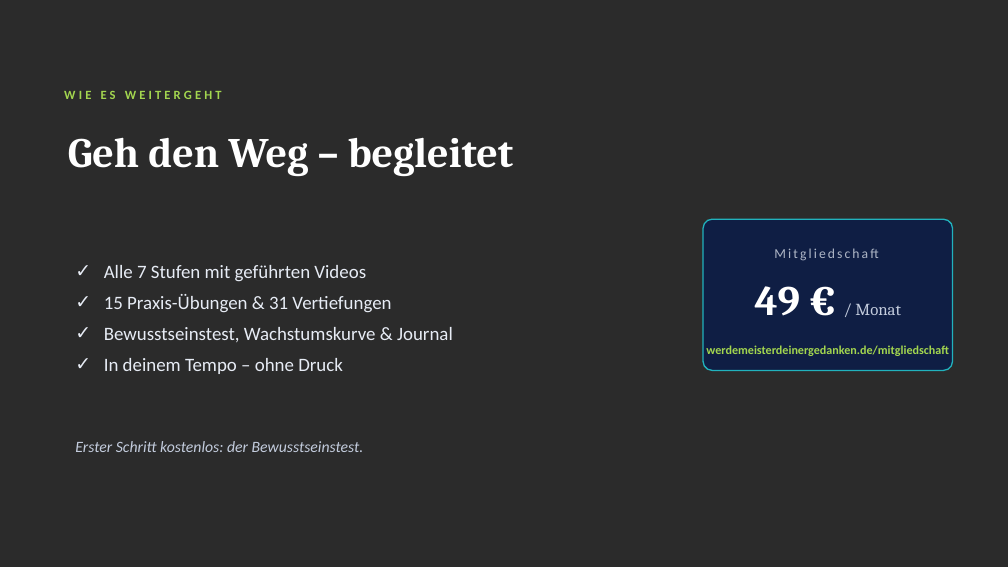
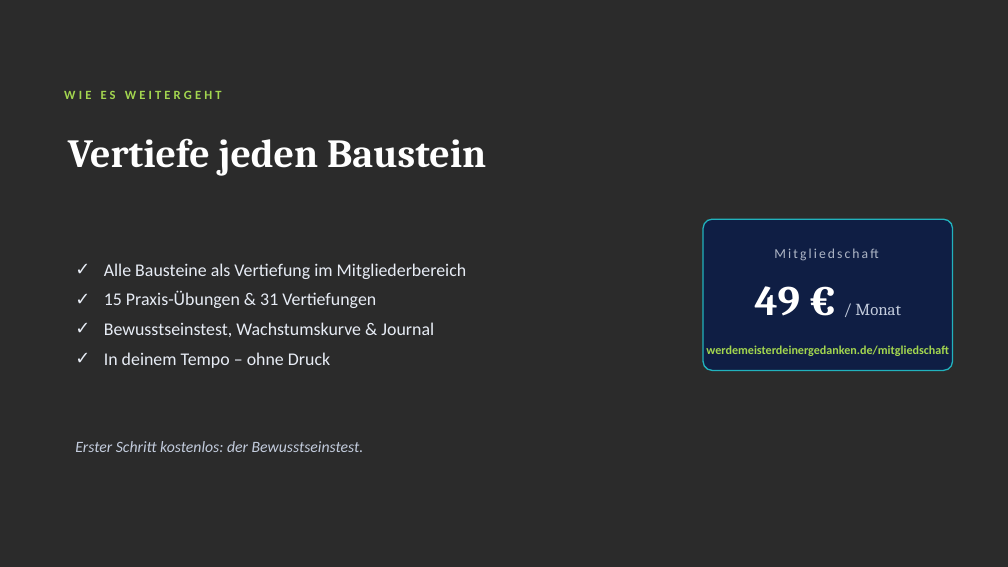
Before and after one commit to Heiko888/werdemeisterdeinergedanken, a slide deck: slide 24 of docs/workshop/vertiefungen/WMDG-Workshop-Vertiefungen-Kopf-verstehen.pptx (slide 17 before the commit). Drawn at 1008x567 pixels with LibreOffice and Linux fonts; fonts in the diff are those of the drawing; background and template pictures are left out; a plain dark background stands for a picture behind light text. Boxes give left, top, right and bottom in pixels: in the first picture for what was removed or moved away, otherwise in the second. Text is boxed around its words. In the diff, an @@ line names an element or a change of style, - is before the commit and + after.

```diff
--- a/docs/workshop/vertiefungen/WMDG-Workshop-Vertiefungen-Kopf-verstehen.pptx
+++ b/docs/workshop/vertiefungen/WMDG-Workshop-Vertiefungen-Kopf-verstehen.pptx
@@ text at bbox=[68, 138, 486, 176]: text changed; size 40 to 38 pt @@
-Geh den Weg – begleitet
+Vertiefe jeden Baustein
@@ text at bbox=[104, 263, 467, 279]: text changed; size 18 to 17 pt @@
-✓ Alle 7 Stufen mit geführten Videos
+✓ Alle Bausteine als Vertiefung im Mitgliederbereich
@@ text at bbox=[104, 291, 434, 368]: size 18 to 17 pt in "15 Praxis-Übungen & 31 Vertiefungen", "Bewusstseinstest, Wachstumskurve & Journal", "In deinem Tempo – ohne Druck" @@
```
Also in this commit, not shown: 13 other slides changed, 7 slides added, 3 other files.
